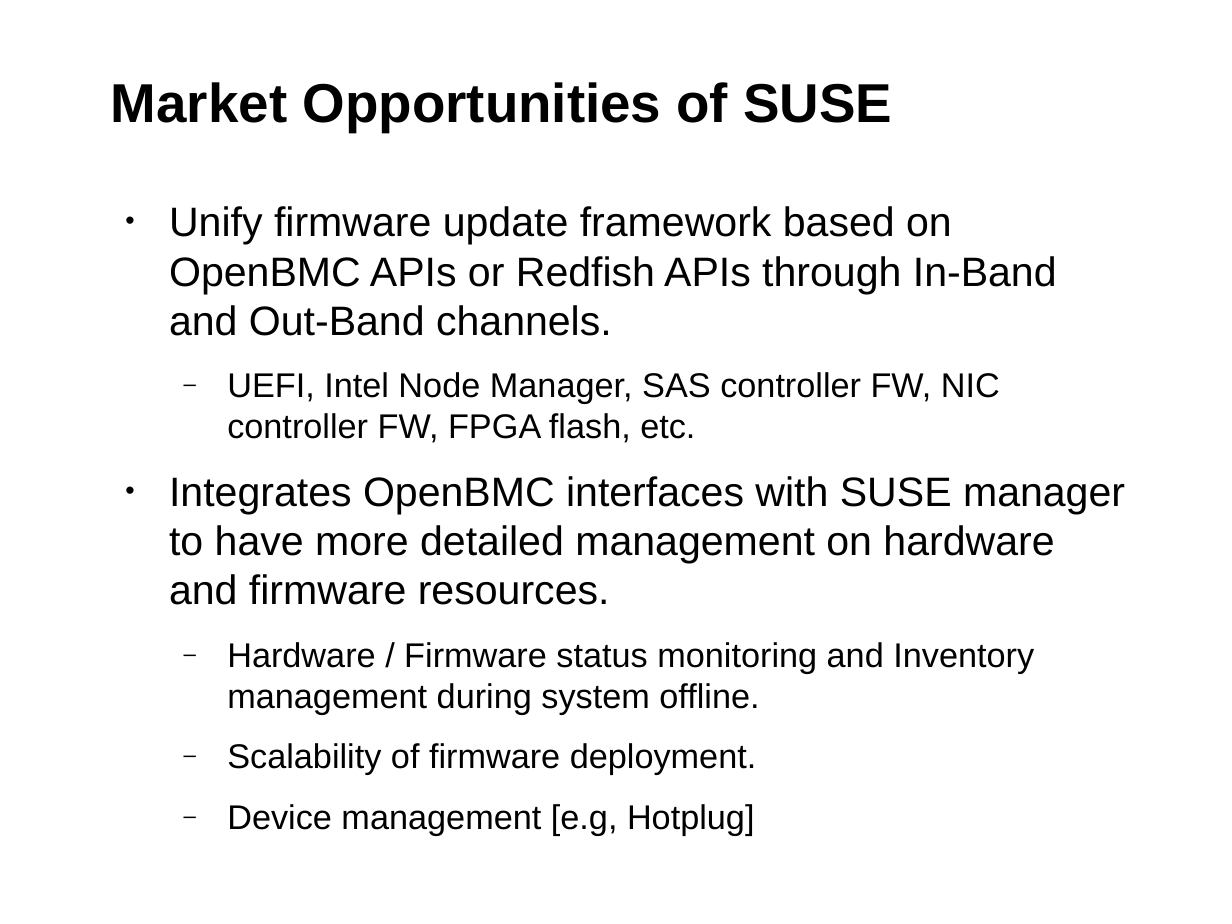
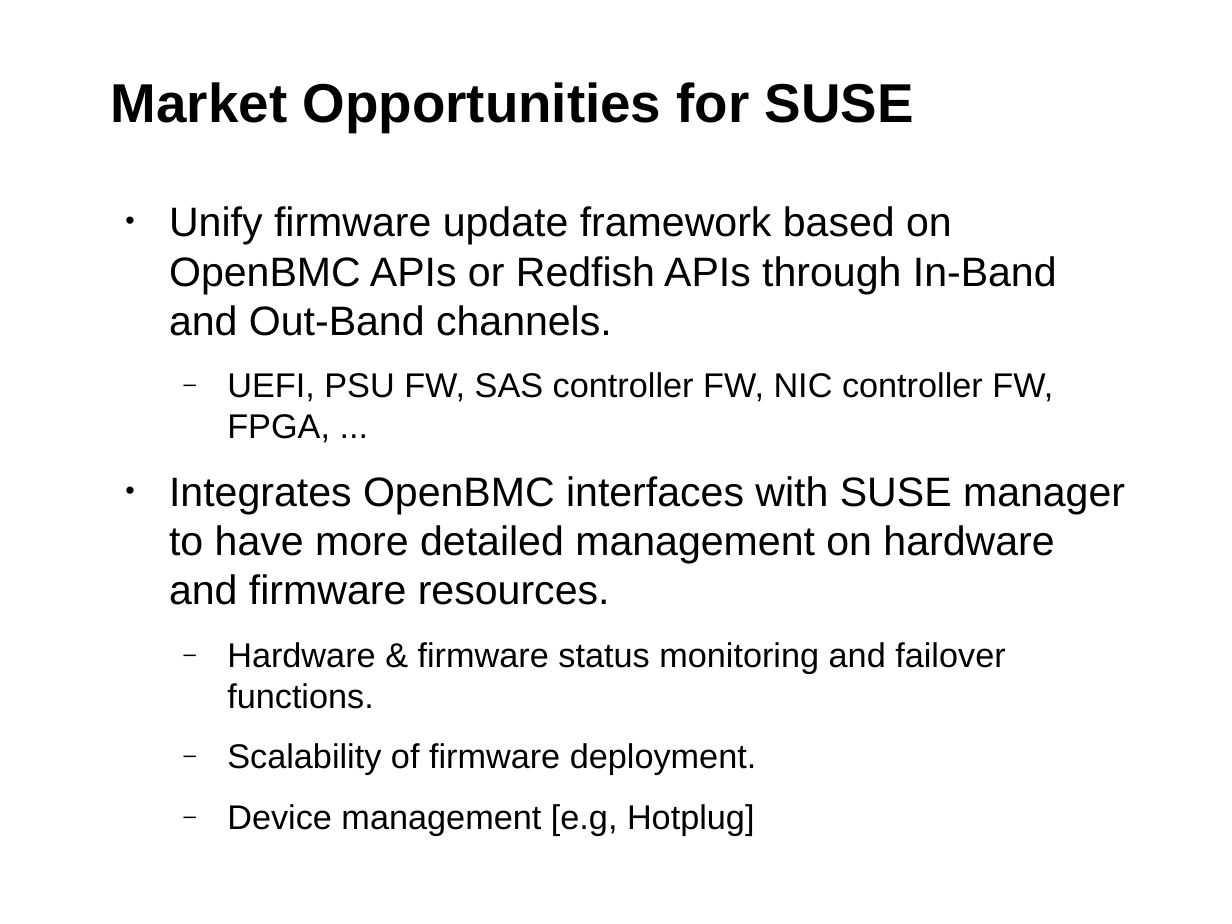
Before and after one commit to chesterlintw/conf-docs, a slide deck: slide 36 of suse-lab-conf/2019/proceeding/openbmc.odp (slide 35 before the commit). Drawn at 1232x924 pixels with LibreOffice and Linux fonts; fonts in the diff are those of the drawing; background and template pictures are left out. Boxes give left, top, right and bottom in pixels: in the first picture for what was removed or moved away, otherwise in the second. Text is boxed around its words. In the diff, an @@ line names an element or a change of style, - is before the commit and + after.

```diff
--- a/suse-lab-conf/2019/proceeding/openbmc.odp
+++ b/suse-lab-conf/2019/proceeding/openbmc.odp
@@ title at bbox=[111, 82, 914, 132]: text changed @@
-Market Opportunities of SUSE
+Market Opportunities for SUSE
@@ text at bbox=[227, 372, 1053, 443]: text changed @@
-  ‒ UEFI, Intel Node Manager, SAS controller FW, NIC controller FW, FPGA flash, etc.
+  ‒ UEFI, PSU FW, SAS controller FW, NIC controller FW, FPGA, ...
@@ text at bbox=[227, 642, 1005, 709]: text changed @@
-  ‒ Hardware / Firmware status monitoring and Inventory management during system offline.
+  ‒ Hardware & firmware status monitoring and failover functions.
```
Also in this commit, not shown: 23 other slides changed, 4 slides added, 8 slides removed.
